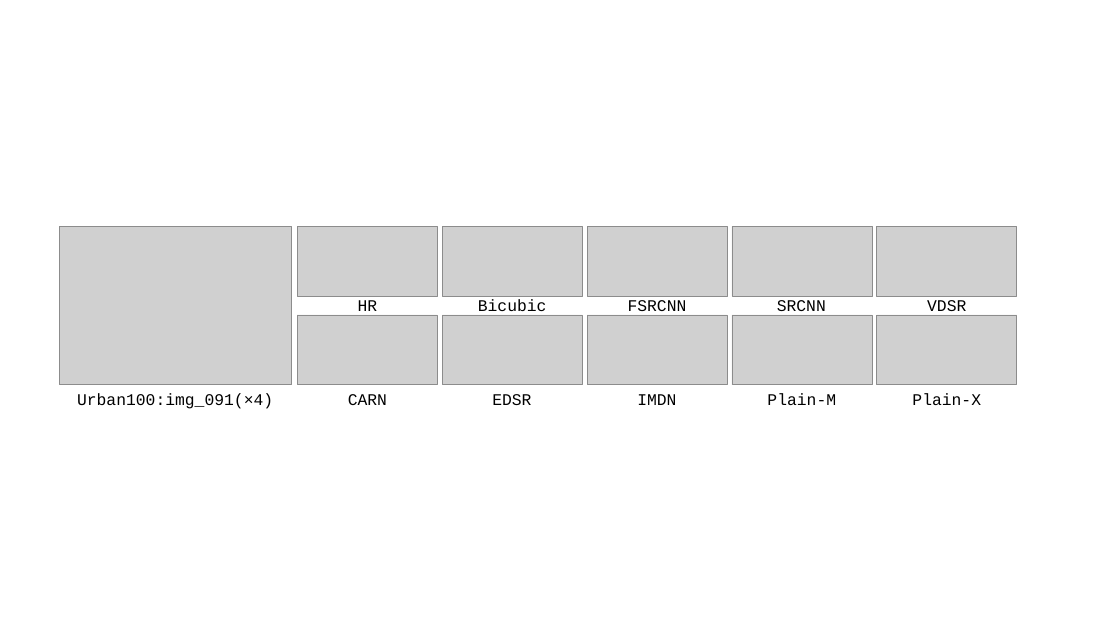
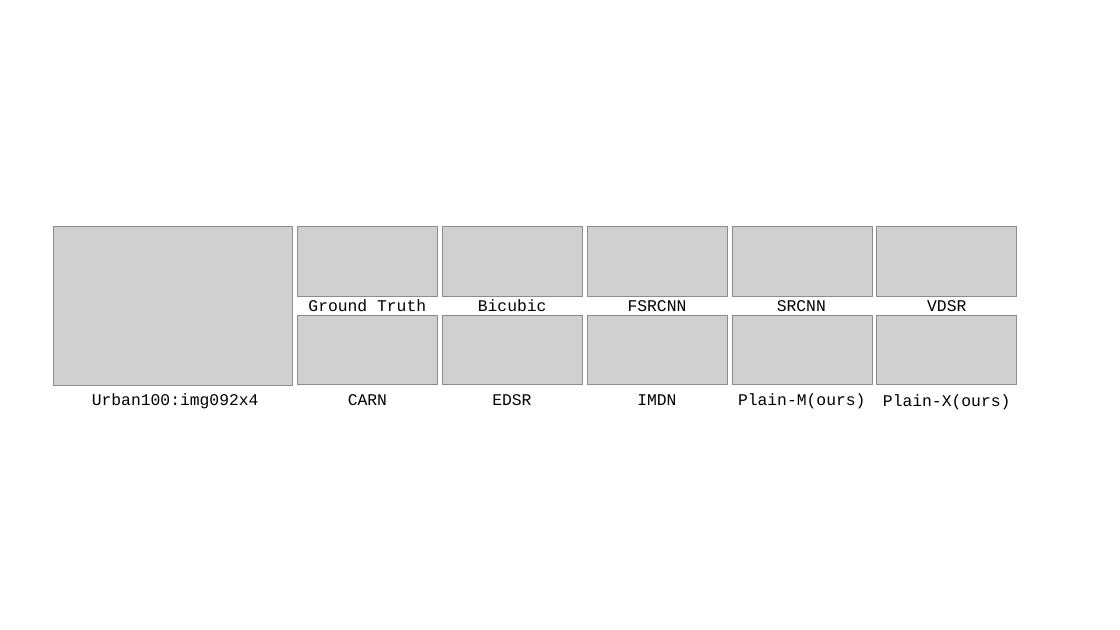
Before and after one commit to wukailu/EDSR-PyTorch, a slide deck: slide 1 of experiment/fig4/fig4.pptx. Drawn at 1120x630 pixels with LibreOffice and Linux fonts; fonts in the diff are those of the drawing; grey boxes stand for pictures. Boxes give left, top, right and bottom in pixels: in the first picture for what was removed or moved away, otherwise in the second. Text is boxed around its words. In the diff, an @@ line names an element or a change of style, - is before the commit and + after.

```diff
--- a/experiment/fig4/fig4.pptx
+++ b/experiment/fig4/fig4.pptx
@@ picture: place and size @@
-picture at box(59, 226, 292, 385)
+picture at box(54, 226, 292, 386)
@@ text at box(308, 299, 426, 316): text changed @@
-HR
+Ground Truth
@@ text at box(92, 393, 259, 409): text changed @@
-Urban100:img_091(×4)
+Urban100:img092x4
@@ text at box(738, 393, 865, 409): text changed @@
-Plain-M
+Plain-M(ours)
@@ text at box(883, 394, 1010, 410): text changed @@
-Plain-X
+Plain-X(ours)
```
Also in this commit, not shown: 6 other files.
